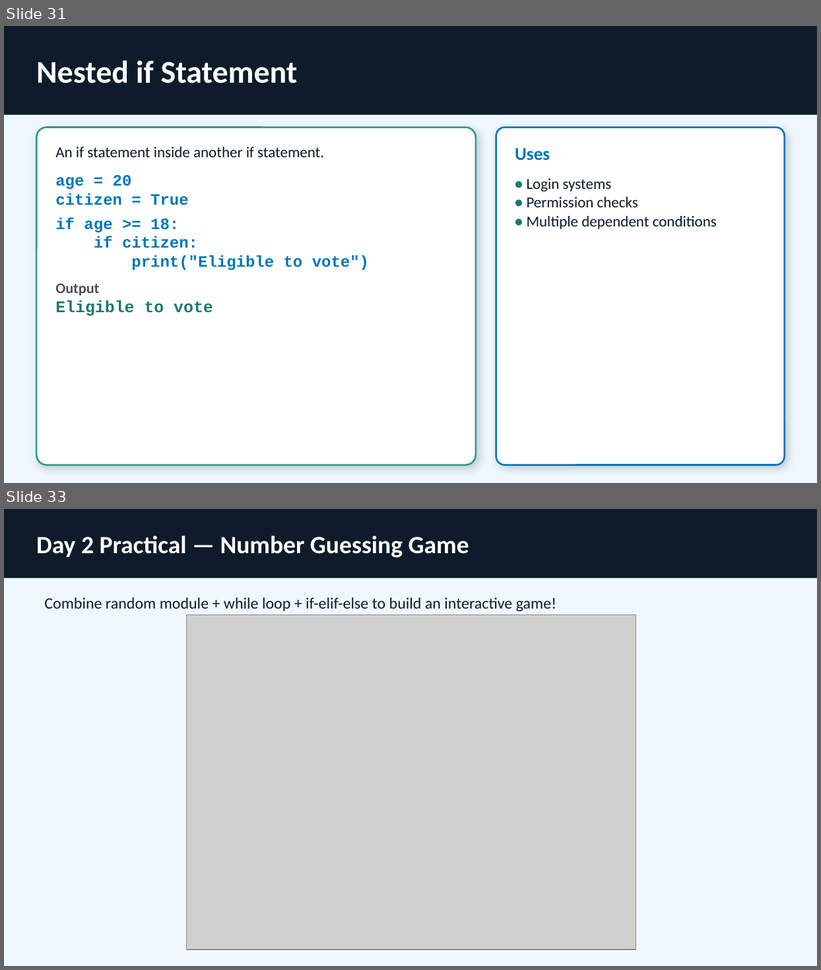
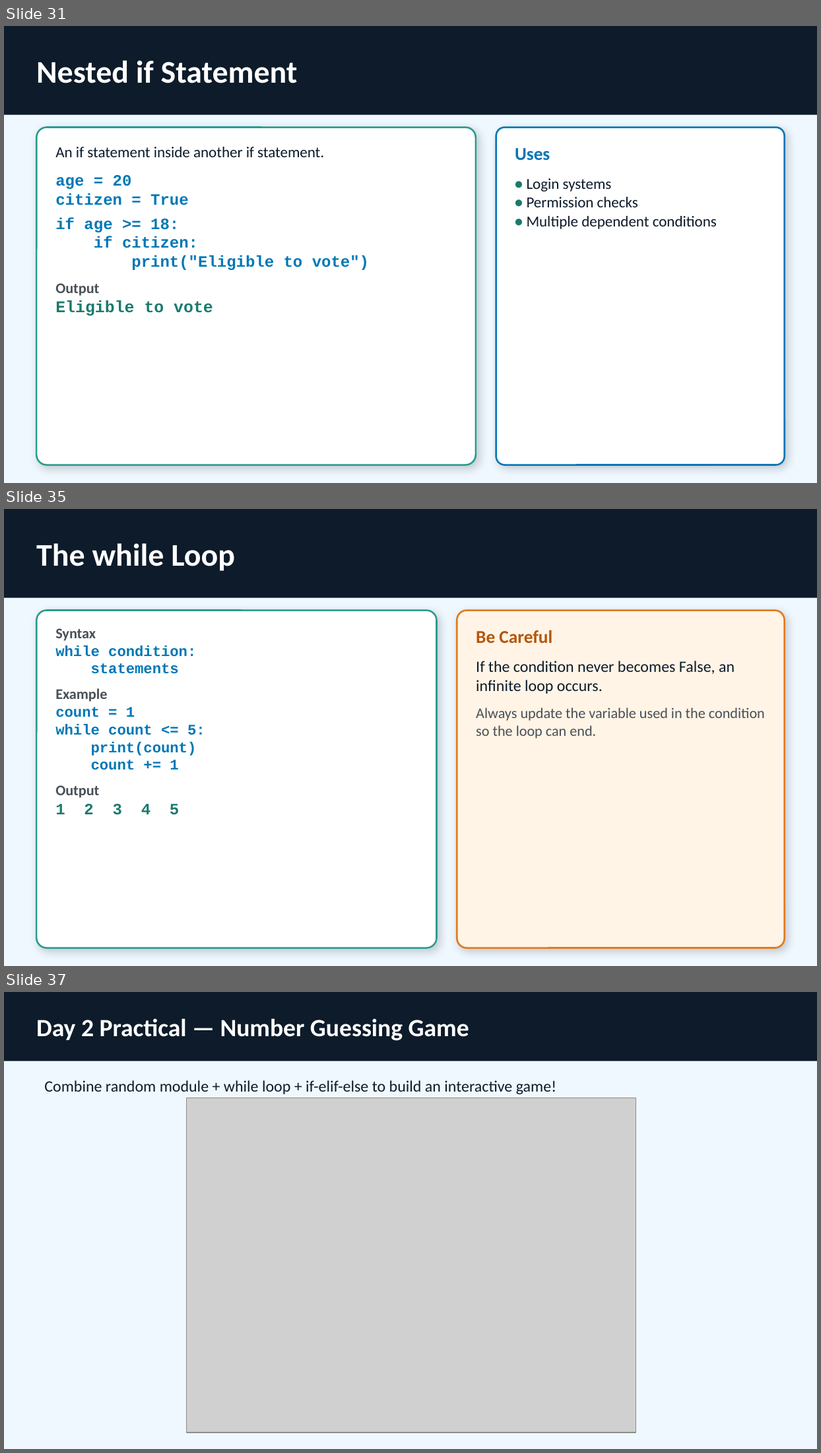
Before and after one commit to GursimranjeetSingh/2b-Academy, a slide deck: Presentations/2b_Academy_Week1.pptx. Shown one above the other, each under a label of ours: slides 31 and 33 before the commit, slides 31, 35 and 37 after it; the slides between them are not shown. The pictures are 821x970 and 821x1453 pixels, drawn with LibreOffice and Linux fonts; fonts in the diff are those of the drawing; grey boxes stand for pictures. Boxes give left, top, right and bottom in pixels: in the first picture for what was removed or moved away, otherwise in the second. Text is boxed around its words. In the diff, an @@ line names an element or a change of style, - is before the commit and + after.

```diff
--- a/Presentations/2b_Academy_Week1.pptx
+++ b/Presentations/2b_Academy_Week1.pptx
@@ slide 35 added at [4, 509, 817, 966], background #F0F8FF @@
@@ rectangle added at [4, 509, 817, 597], fill #0D1B2A @@
@@ text added at [36, 543, 235, 571], 28 pt, text #FFFFFF, bold @@
+The while Loop
@@ rounded rectangle added at [36, 611, 436, 949], fill #FFFFFF, outline #2A9D8F 1.5 pt, 13 pt, text #0077B6, bold @@
+Syntax
+while condition:
+statements
+Example
+count = 1
+while count <= 5:
+print(count)
+count += 1
+Output
+1 2 3 4 5
@@ rounded rectangle added at [457, 611, 785, 949], fill #FFF4E6, outline #E07A1F 1.5 pt, 13 pt, text #495057 @@
+Be Careful
+If the condition never becomes False, an infinite loop occurs.
+Always update the variable used in the condition so the loop can end.
@@ what was slide 33 is now slide 37 @@
```
Also in this commit, not shown: 14 other slides added, 1 slide removed, 12 other files.
